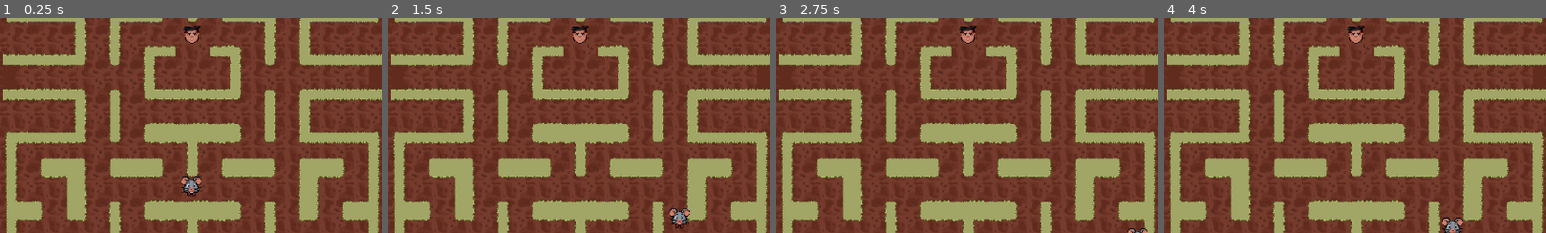
Above: before the commit, frames 1-4 (left to right).
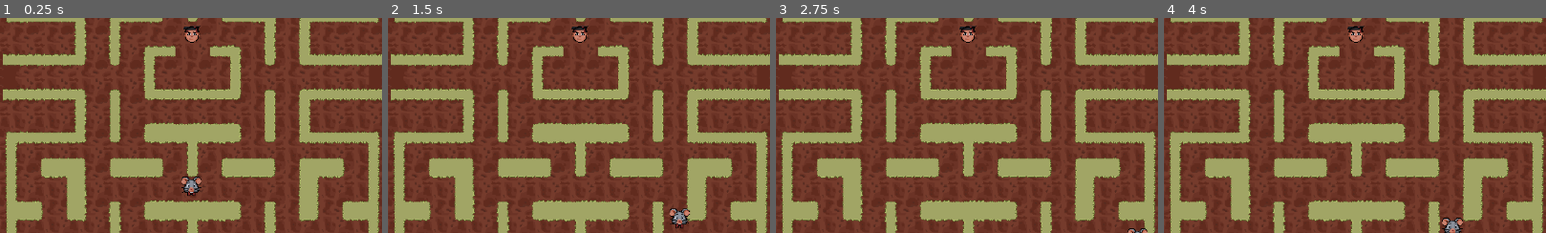
Above: after the commit, the same moments.

Repository: Dyrolite/The-Flux-Begins
Game: Godot game, scene res://Scene/main.tscn
Same seed, same stepped clock (60 frames per second), same inputs: the game is played once before the commit and once after it.
Inputs:
- Up to frame 1 (0.25 s): no input
- Up to frame 2 (1.5 s): tap Enter at 0.5 s; hold D (Right) 0.53-1.28 s; hold S (Down) from 1.28 s (still down)
- Up to frame 3 (2.75 s): tap Space at 2 s; release S (Down) at 2.03 s; hold D (Right) from 2.03 s (still down)
- Up to frame 4 (4 s): release D (Right) at 2.78 s; hold W (Up) 2.78-3.53 s; hold A (Left) from 3.53 s (still down)
The pictures show only the part of the screen within x 25-75%, y 32-82%; the shares and areas given below are measured in that part.

The runs differ from the first frame. In frame 1, 0.1% of the frame differs, in the area x 48-53%, y 3-12%; in frame 2, 0.1%; in frame 3, 0.1%; in frame 4, 0.1%.
Error after the commit: Parse Error: Expected indented block after function declaration. (res://Scene/mahasiswa.gd:8)

Commit message:
nambah resource

Diff:
--- a/Resource/mahasiswa movement.tres
+++ b/Resource/mahasiswa movement.tres
@@ -1,3 +1,12 @@
-[gd_resource type="Resource" format=3 uid="uid://nls2vbl6df2p"]
+[gd_resource type="Resource" load_steps=2 format=3 uid="uid://nls2vbl6df2p"]
+
+[ext_resource type="Script" uid="uid://b8dr876i7dmm1" path="res://Resource/movement_target.gd" id="1_aaa6c"]
 
 [resource]
+script = ExtResource("1_aaa6c")
+scatter_target = Array[Node2D]([Object(Marker2D,"_import_path":NodePath(""),"unique_name_in_owner":false,"process_mode":0,"process_priority":0,"process_physics_priority":0,"process_thread_group":0,"physics_interpolation_mode":0,"auto_translate_mode":0,"editor_description":"","visible":true,"modulate":Color(1, 1, 1, 1),"self_modulate":Color(1, 1, 1, 1),"show_behind_parent":false,"top_level":false,"light_mask":1,"visibility_layer":1,"z_index":0,"z_as_relative":true,"y_sort_enabled":false,"texture_filter":0,"texture_repeat":0,"material":null,"use_parent_material":false,"position":Vector2(-171, -253),"rotation":0.0,"scale":Vector2(1, 1),"skew":0.0,"gizmo_extents":10.0,"script":null)
+, Object(Marker2D,"_import_path":NodePath(""),"unique_name_in_owner":false,"process_mode":0,"process_priority":0,"process_physics_priority":0,"process_thread_group":0,"physics_interpolation_mode":0,"auto_translate_mode":0,"editor_description":"","visible":true,"modulate":Color(1, 1, 1, 1),"self_modulate":Color(1, 1, 1, 1),"show_behind_parent":false,"top_level":false,"light_mask":1,"visibility_layer":1,"z_index":0,"z_as_relative":true,"y_sort_enabled":false,"texture_filter":0,"texture_repeat":0,"material":null,"use_parent_material":false,"position":Vector2(-300, -254),"rotation":0.0,"scale":Vector2(1, 1),"skew":0.0,"gizmo_extents":10.0,"script":null)
+, Object(Marker2D,"_import_path":NodePath(""),"unique_name_in_owner":false,"process_mode":0,"process_priority":0,"process_physics_priority":0,"process_thread_group":0,"physics_interpolation_mode":0,"auto_translate_mode":0,"editor_description":"","visible":true,"modulate":Color(1, 1, 1, 1),"self_modulate":Color(1, 1, 1, 1),"show_behind_parent":false,"top_level":false,"light_mask":1,"visibility_layer":1,"z_index":0,"z_as_relative":true,"y_sort_enabled":false,"texture_filter":0,"texture_repeat":0,"material":null,"use_parent_material":false,"position":Vector2(-302, -347),"rotation":0.0,"scale":Vector2(1, 1),"skew":0.0,"gizmo_extents":10.0,"script":null)
+, Object(Marker2D,"_import_path":NodePath(""),"unique_name_in_owner":false,"process_mode":0,"process_priority":0,"process_physics_priority":0,"process_thread_group":0,"physics_interpolation_mode":0,"auto_translate_mode":0,"editor_description":"","visible":true,"modulate":Color(1, 1, 1, 1),"self_modulate":Color(1, 1, 1, 1),"show_behind_parent":false,"top_level":false,"light_mask":1,"visibility_layer":1,"z_index":0,"z_as_relative":true,"y_sort_enabled":false,"texture_filter":0,"texture_repeat":0,"material":null,"use_parent_material":false,"position":Vector2(-173, -350),"rotation":0.0,"scale":Vector2(1, 1),"skew":0.0,"gizmo_extents":10.0,"script":null)
+])
+at_home_target = Array[Node2D]([])
--- a/Resource/movement_target.gd
+++ b/Resource/movement_target.gd
@@ -1 +1,4 @@
 extends Node
+
+@export var scatter_target : Array[Node2D]
+@export var at_home_target : Array[Node2D]
--- /dev/null
+++ b/Scene/mahasiswa.gd
@@ -0,0 +1,8 @@
+extends Area2D
+
+@export var speed = 120
+@export var movement_target : Resource
+
+@onready var navigation_agent_2d = $NavigationAgent2D
+
+func _ready() -> void:
--- a/Scene/mahasiswa.tscn
+++ b/Scene/mahasiswa.tscn
@@ -1,6 +1,10 @@
-[gd_scene load_steps=6 format=3 uid="uid://m5eqvhsrhn7w"]
+[gd_scene load_steps=7 format=3 uid="uid://bsc7osvsj5koe"]
 
 [ext_resource type="Texture2D" uid="uid://daek2psax7i8a" path="res://asset game/Mahasiswa.png" id="1_nns6o"]
+[ext_resource type="Script" uid="uid://c64y277fan8gt" path="res://Scene/mahasiswa.gd" id="1_sd6cd"]
+
+[sub_resource type="CircleShape2D" id="CircleShape2D_6n587"]
+radius = 13.1529
 
 [sub_resource type="AtlasTexture" id="AtlasTexture_sd6cd"]
 atlas = ExtResource("1_nns6o")
@@ -24,18 +28,16 @@
 "speed": 5.0
 }]
 
-[sub_resource type="CircleShape2D" id="CircleShape2D_6n587"]
-radius = 13.1529
-
 [node name="Mahasiswa" type="Area2D"]
-
-[node name="AnimatedSprite2D" type="AnimatedSprite2D" parent="."]
-sprite_frames = SubResource("SpriteFrames_3lwfv")
-frame = 1
-frame_progress = 0.178443
+script = ExtResource("1_sd6cd")
+speed = null
 
 [node name="CollisionShape2D" type="CollisionShape2D" parent="."]
 position = Vector2(0, 1)
 shape = SubResource("CircleShape2D_6n587")
 
+[node name="AnimatedSprite2D" type="AnimatedSprite2D" parent="."]
+sprite_frames = SubResource("SpriteFrames_3lwfv")
+frame_progress = 0.494015
+
 [node name="NavigationAgent2D" type="NavigationAgent2D" parent="."]
Not shown, added: Scene/mahasiswa.gd.uid
Not shown: 1 places in Scene/main.tscn that only renumber resources
